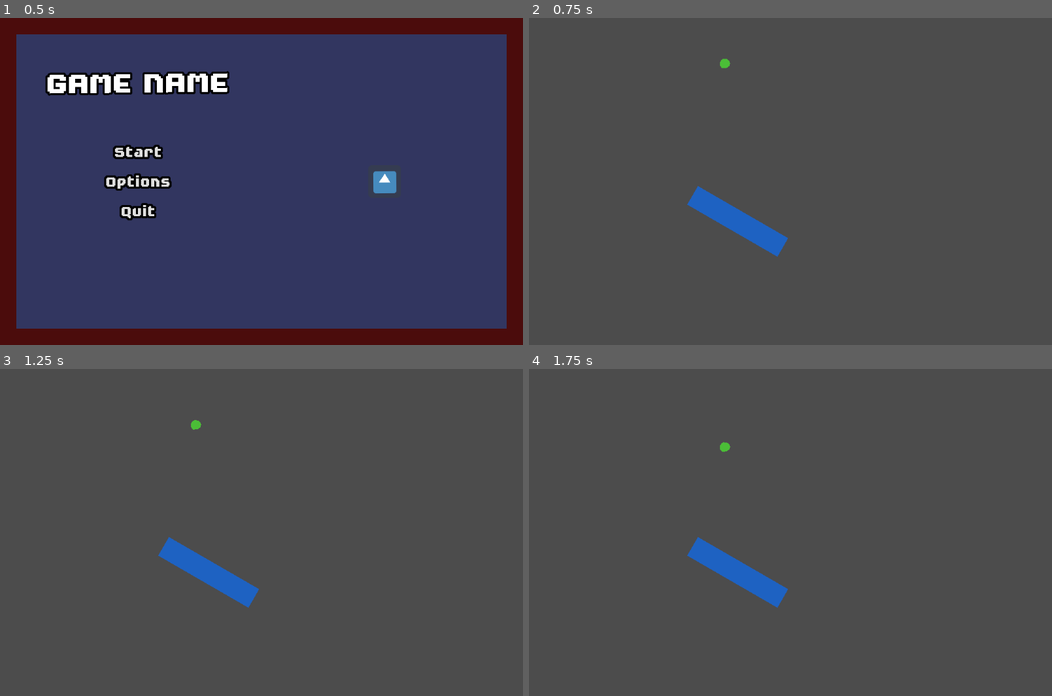
Above: before the commit, frames 1-4 (two rows, left to right).
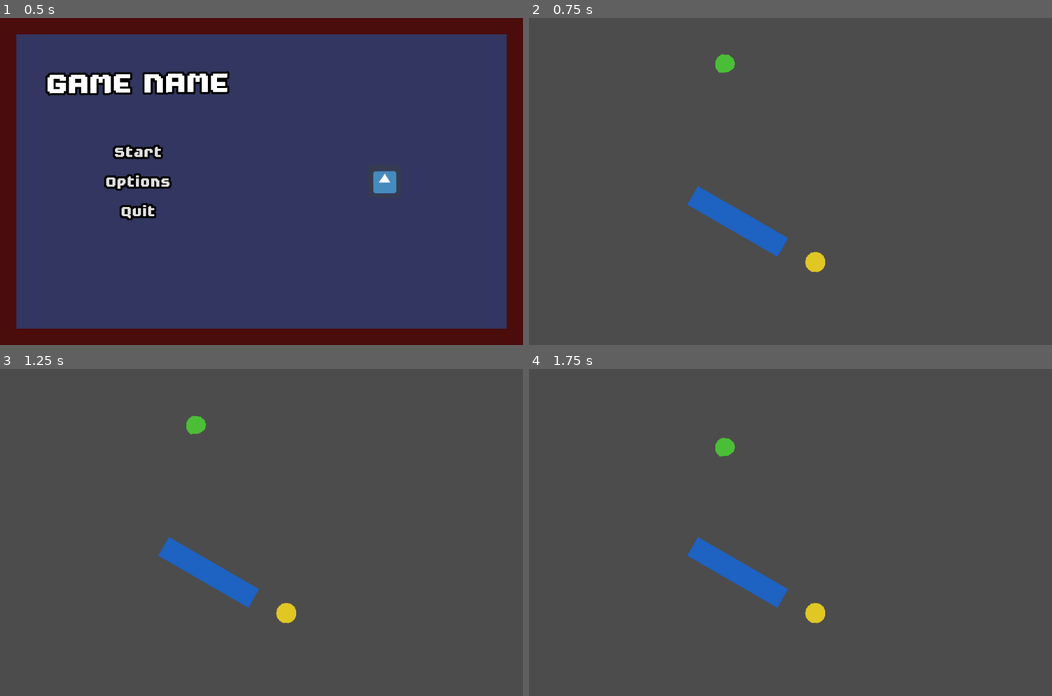
Above: after the commit, the same moments.

Repository: rkblake/TexasGameJam2021
Game: Godot game, scene res://scenes/main.tscn
Same seed, same stepped clock (60 frames per second), same inputs: the game is played once before the commit and once after it. The engine's default icon, where the game draws it, is replaced by a stand-in: a white triangle on a blue panel in a dark square.
Inputs (mouse positions are in pixels of both pictures, inside the frame that each line leads up to):
- Up to frame 1 (0.5 s): no input
- Up to frame 2 (0.75 s): click "Start" at 0.5 s
- Up to frame 3 (1.25 s): no input
- Up to frame 4 (1.75 s): move the mouse to (905, 516) at 1.27 s

Frame 1 is identical in both runs. In frame 2, 0.3% of the frame differs, in the area x 35-57%, y 11-78%; in frame 3, 0.3%; in frame 4, 0.3%.

Commit message:
added coin

Diff:
--- /dev/null
+++ b/scenes/Coin.tscn
@@ -0,0 +1,22 @@
+[gd_scene load_steps=3 format=2]
+
+[ext_resource path="res://scripts/Coin.gd" type="Script" id=1]
+
+[sub_resource type="CircleShape2D" id=1]
+radius = 20.2383
+
+[node name="Coin" type="Node2D"]
+script = ExtResource( 1 )
+
+[node name="StaticBody2D" type="Area2D" parent="."]
+
+[node name="CollisionShape2D" type="CollisionShape2D" parent="StaticBody2D"]
+shape = SubResource( 1 )
+
+[node name="Polygon2D" type="Polygon2D" parent="."]
+color = Color( 0.882353, 0.784314, 0.145098, 1 )
+polygon = PoolVector2Array( 3.0925, 20.0399, 9.33583, 17.9588, 15.1332, 13.6479, 19.2954, 5.76943, 19.1468, -4.63613, 16.0251, -12.0687, 8.29527, -18.312, 0.416779, -19.6499, -7.70448, -18.5022, -14.7456, -12.9606, -18.3953, -7.36598, -19.7316, 1.543, -18.3132, 8.5938, -13.4078, 15.1344, -7.01576, 19.148 )
+
+[node name="Tween" type="Tween" parent="."]
+
+[connection signal="body_entered" from="StaticBody2D" to="." method="_on_StaticBody2D_body_entered"]
--- a/scenes/Game.tscn
+++ b/scenes/Game.tscn
@@ -1,8 +1,16 @@
-[gd_scene load_steps=4 format=2]
+[gd_scene load_steps=7 format=2]
 
 [ext_resource path="res://scripts/Game.gd" type="Script" id=1]
+[ext_resource path="res://scenes/Coin.tscn" type="PackedScene" id=2]
+
+[sub_resource type="PhysicsMaterial" id=3]
+friction = 0.36
 
 [sub_resource type="CircleShape2D" id=2]
+radius = 19.1277
+
+[sub_resource type="PhysicsMaterial" id=4]
+friction = 0.6
 
 [sub_resource type="RectangleShape2D" id=1]
 extents = Vector2( 101.374, 20.6331 )
@@ -14,17 +22,23 @@
 
 [node name="RigidBody2D" type="RigidBody2D" parent="."]
 position = Vector2( 383.567, 87.2763 )
+physics_material_override = SubResource( 3 )
+__meta__ = {
+"_edit_group_": true
+}
 
 [node name="CollisionShape2D" type="CollisionShape2D" parent="RigidBody2D"]
 shape = SubResource( 2 )
 
 [node name="Polygon2D" type="Polygon2D" parent="RigidBody2D"]
+scale = Vector2( 1.94288, 1.94288 )
 color = Color( 0.298039, 0.74902, 0.219608, 1 )
 polygon = PoolVector2Array( 3.47395, 8.86186, 9.09261, 4.74152, 10.2163, -0.127975, 8.71803, -4.62291, 4.22311, -8.36867, -3.26843, -9.11783, -7.38878, -6.12122, -9.63624, -2.00087, -9.26166, 5.11609, -5.51589, 9.61102 )
 
 [node name="StaticBody2D" type="StaticBody2D" parent="."]
 position = Vector2( 330.751, 328.878 )
 rotation = 0.523598
+physics_material_override = SubResource( 4 )
 __meta__ = {
 "_edit_group_": true
 }
@@ -40,3 +54,6 @@
 __meta__ = {
 "_edit_use_anchors_": false
 }
+
+[node name="Coin" parent="." instance=ExtResource( 2 )]
+position = Vector2( 560.615, 477.538 )
--- /dev/null
+++ b/scripts/Coin.gd
@@ -0,0 +1,14 @@
+extends Node2D
+
+signal touch_coin
+
+
+func _ready():
+	pass
+
+
+
+func _on_StaticBody2D_body_entered(body):
+	emit_signal('touch_coin')
+	#TODO play tween
+	queue_free()
--- a/scripts/Game.gd
+++ b/scripts/Game.gd
@@ -8,6 +8,6 @@
 
 func _input(event) -> void:
 	if Input.is_action_just_pressed('ui_cancel'):
-		#TODO pause all physics objects
+		#TODO pause all physics objects, put them all in a group
 		var options = options_scene.instance()
 		$GUI.add_child(options)
